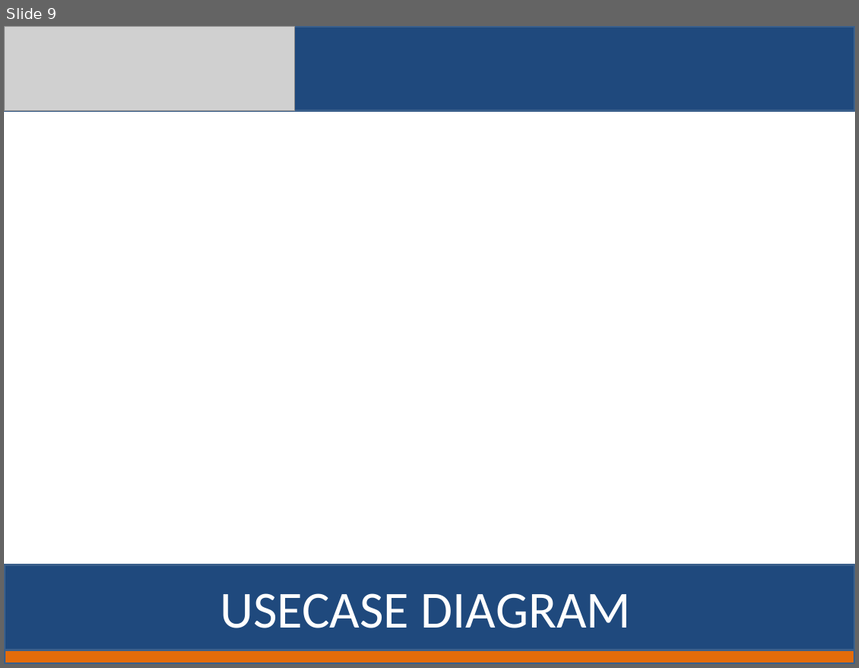
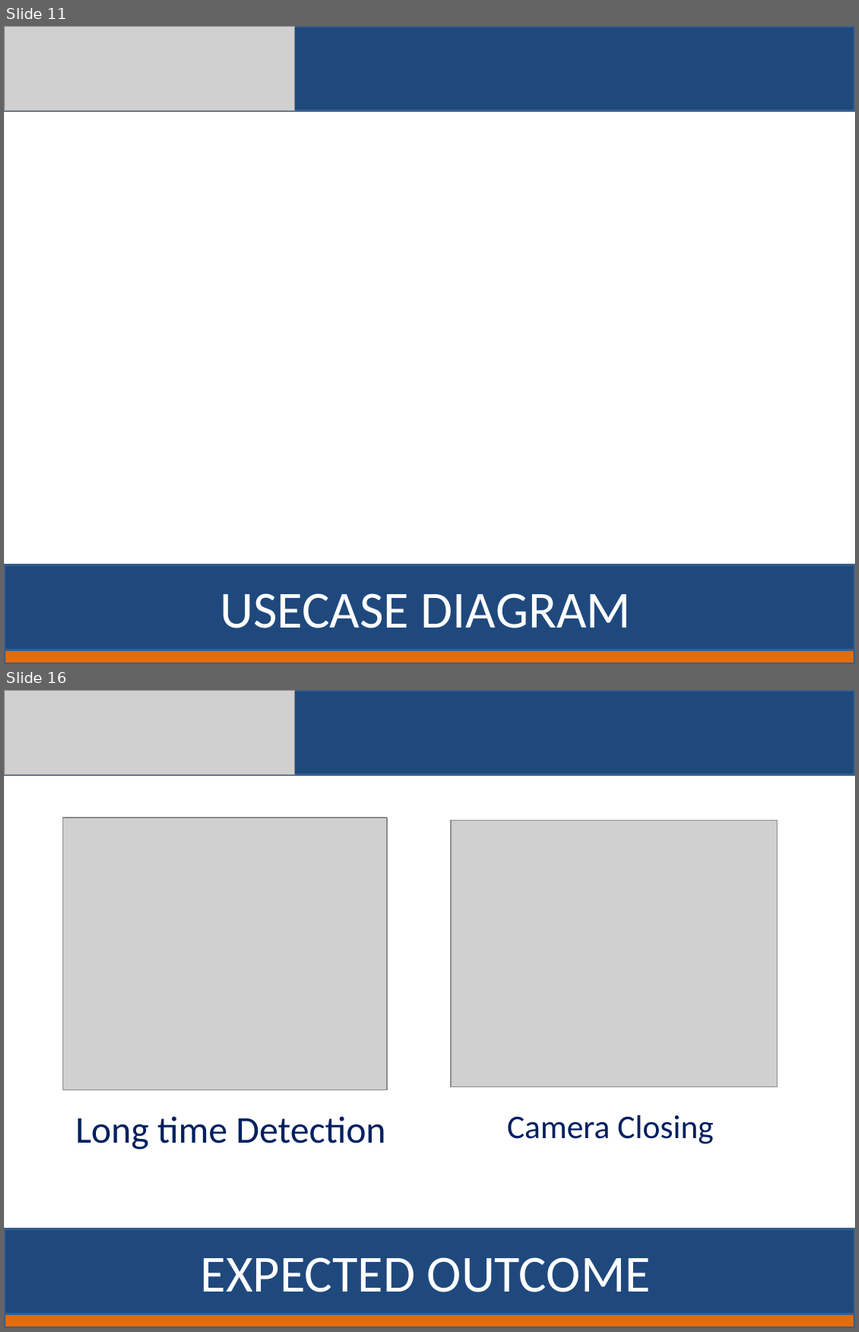
Before and after one commit to baranitharan2020/Third-eye, a slide deck: First Review.pptx. Shown one above the other, each under a label of ours: slide 9 before the commit, slides 11 and 16 after it; the slides between them are not shown. The pictures are 859x668 and 859x1332 pixels, drawn with LibreOffice and Linux fonts; fonts in the diff are those of the drawing; grey boxes stand for pictures. Boxes give left, top, right and bottom in pixels: in the first picture for what was removed or moved away, otherwise in the second. Text is boxed around its words. In the diff, an @@ line names an element or a change of style, - is before the commit and + after.

```diff
--- a/First Review.pptx
+++ b/First Review.pptx
@@ slide 16 added at [4, 690, 855, 1328], background #FFFFFF @@
@@ rectangle added at [4, 690, 855, 775], fill #1F497D, outline #3A5F8C 2 pt @@
@@ picture added at [4, 690, 295, 775] @@
@@ picture added at [63, 818, 387, 1090] @@
@@ picture added at [451, 820, 777, 1087] @@
@@ text added at [75, 1116, 386, 1150], 32 pt, text #002060 @@
+Long time Detection
@@ text added at [507, 1115, 713, 1144], 28 pt, text #002060 @@
+Camera Closing
@@ rectangle added at [4, 1229, 855, 1314], fill #1F497D, outline #3A5F8C 2 pt @@
@@ text added at [201, 1258, 651, 1293], 44 pt, text #FFFFFF @@
+EXPECTED OUTCOME
@@ rectangle added at [4, 1314, 855, 1328], fill #E46C0A, outline #3A5F8C 2 pt @@
@@ what was slide 9 is now slide 11 @@
```
Also in this commit, not shown: 6 slides changed, 5 other slides added, 1 slide removed.
